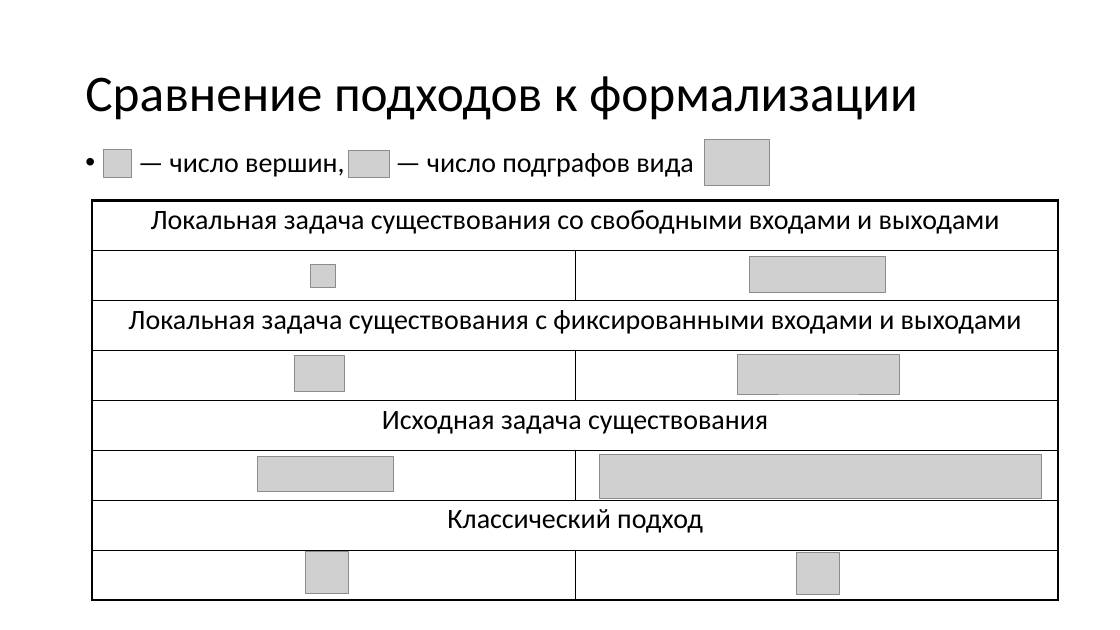
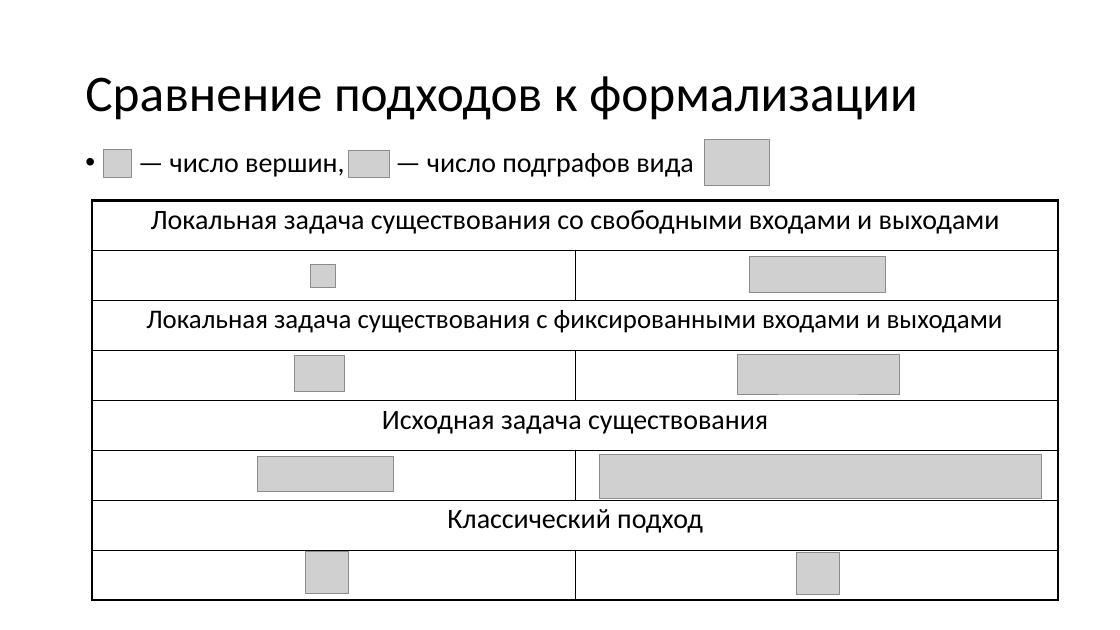
Before and after one commit to berezinant/cs_master, a slide deck: slide 12 of дипломы/Антон/магистр/presentation/berezin_diplom.pptx. Drawn at 1120x630 pixels with LibreOffice and Linux fonts; fonts in the diff are those of the drawing; grey boxes stand for pictures. Boxes give left, top, right and bottom in pixels: in the first picture for what was removed or moved away, otherwise in the second. Text is boxed around its words. In the diff, an @@ line names an element or a change of style, - is before the commit and + after.

```diff
--- a/дипломы/Антон/магистр/presentation/berezin_diplom.pptx
+++ b/дипломы/Антон/магистр/presentation/berezin_diplom.pptx
@@ table at <box>92,201,1059,601</box> @@
@@ size 24 to 23 pt in "Локальная задача существования с фиксированными входами и ..." @@
```
Also in this commit, not shown: 1 other slide changed, 2 other files.
